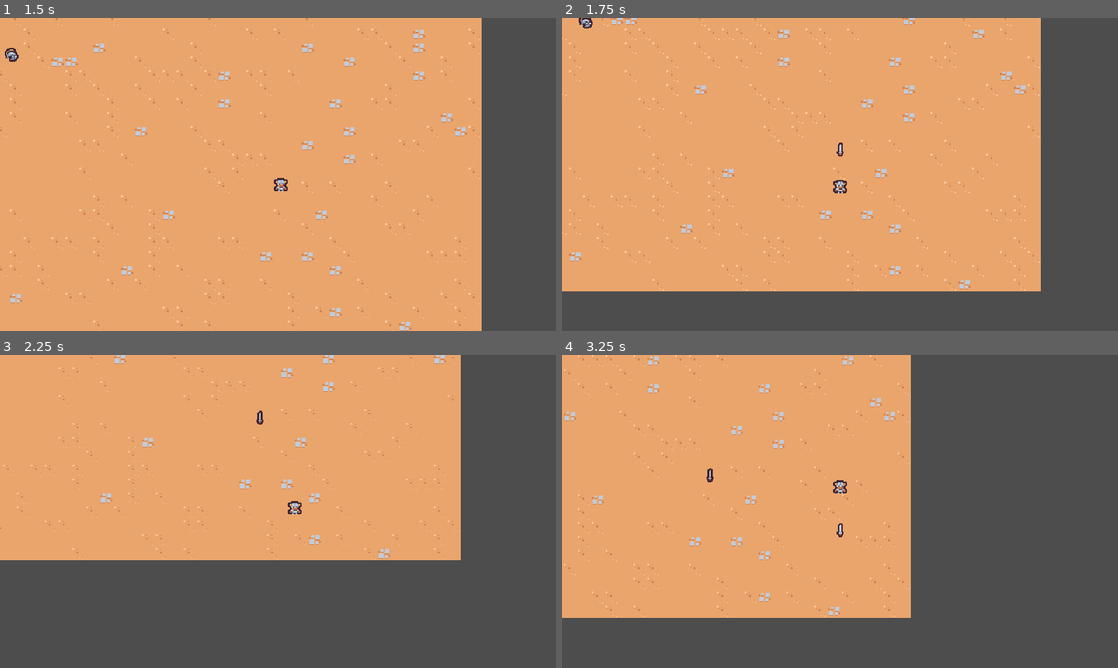
Above: before the commit, frames 1-4 (two rows, left to right).
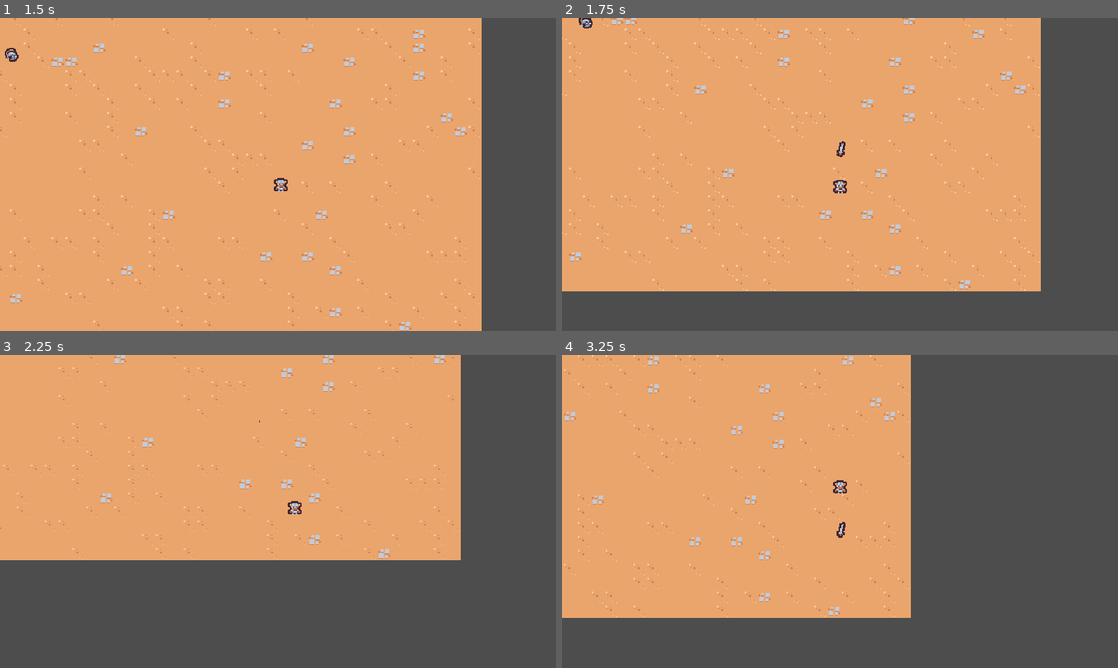
Above: after the commit, the same moments.

Repository: eddamazioribeiro/godot-survival-game
Game: Godot game, scene res://scenes/main/main.tscn
Two runs of this game, one before a commit and one after it. Both use one fixed random seed, a clock stepped at 60 frames per second and the inputs below.
Inputs:
- Up to frame 1 (1.5 s): hold D (move_right) 0.53-1.28 s; hold S (move_down) from 1.28 s (still down)
- Up to frame 2 (1.75 s): keep holding S (move_down)
- Up to frame 3 (2.25 s): release S (move_down) at 2.03 s; hold D (move_right) from 2.03 s (still down)
- Up to frame 4 (3.25 s): release D (move_right) at 2.78 s; hold W (move_up) from 2.78 s (still down)

Frame 1 is identical in both runs. In frame 2, less than 0.1% of the frame differs, in the area x 49-51%, y 39-45%; in frame 3, less than 0.1%; in frame 4, less than 0.1%, in the area x 26-51%, y 36-59%.

Commit message:
Adds sword ability animation

Diff:
--- a/scenes/ability/sword_ability/sword_ability.tscn
+++ b/scenes/ability/sword_ability/sword_ability.tscn
@@ -1,8 +1,90 @@
-[gd_scene load_steps=2 format=3 uid="uid://4u1y6sdc8dwq"]
+[gd_scene load_steps=5 format=3 uid="uid://4u1y6sdc8dwq"]
 
 [ext_resource type="Texture2D" uid="uid://5666gburx5rg" path="res://scenes/ability/sword_ability/sword.png" id="1_upg5g"]
 
+[sub_resource type="Animation" id="Animation_upg5g"]
+resource_name = "swing"
+length = 0.75
+step = 0.05
+tracks/0/type = "value"
+tracks/0/imported = false
+tracks/0/enabled = true
+tracks/0/path = NodePath("Sprite2D:rotation")
+tracks/0/interp = 2
+tracks/0/loop_wrap = true
+tracks/0/keys = {
+"times": PackedFloat32Array(0, 0.2, 0.39922, 0.75),
+"transitions": PackedFloat32Array(1, 1, 1, 1.68),
+"update": 0,
+"values": [0.0, -0.174533, 3.14159, 0.0]
+}
+tracks/1/type = "value"
+tracks/1/imported = false
+tracks/1/enabled = true
+tracks/1/path = NodePath("Sprite2D:scale")
+tracks/1/interp = 2
+tracks/1/loop_wrap = true
+tracks/1/keys = {
+"times": PackedFloat32Array(0, 0.1, 0.2, 0.349492, 0.499472, 0.75),
+"transitions": PackedFloat32Array(1, 1, 1, 1, 5.65, 1),
+"update": 0,
+"values": [Vector2(0, 0), Vector2(1.25, 1.25), Vector2(1, 1), Vector2(2, 2), Vector2(1, 1), Vector2(0, 0)]
+}
+tracks/2/type = "method"
+tracks/2/imported = false
+tracks/2/enabled = true
+tracks/2/path = NodePath(".")
+tracks/2/interp = 1
+tracks/2/loop_wrap = true
+tracks/2/keys = {
+"times": PackedFloat32Array(0.75),
+"transitions": PackedFloat32Array(1),
+"values": [{
+"args": [],
+"method": &"queue_free"
+}]
+}
+
+[sub_resource type="Animation" id="Animation_abpad"]
+length = 0.001
+tracks/0/type = "value"
+tracks/0/imported = false
+tracks/0/enabled = true
+tracks/0/path = NodePath("Sprite2D:rotation")
+tracks/0/interp = 1
+tracks/0/loop_wrap = true
+tracks/0/keys = {
+"times": PackedFloat32Array(0),
+"transitions": PackedFloat32Array(1),
+"update": 0,
+"values": [0.0]
+}
+tracks/1/type = "value"
+tracks/1/imported = false
+tracks/1/enabled = true
+tracks/1/path = NodePath("Sprite2D:scale")
+tracks/1/interp = 1
+tracks/1/loop_wrap = true
+tracks/1/keys = {
+"times": PackedFloat32Array(0),
+"transitions": PackedFloat32Array(1),
+"update": 0,
+"values": [Vector2(1, 1)]
+}
+
+[sub_resource type="AnimationLibrary" id="AnimationLibrary_t8g1f"]
+_data = {
+&"RESET": SubResource("Animation_abpad"),
+&"swing": SubResource("Animation_upg5g")
+}
+
 [node name="SwordAbility" type="Node2D"]
+
+[node name="AnimationPlayer" type="AnimationPlayer" parent="."]
+libraries = {
+&"": SubResource("AnimationLibrary_t8g1f")
+}
+autoplay = "swing"
 
 [node name="Sprite2D" type="Sprite2D" parent="."]
 texture = ExtResource("1_upg5g")
